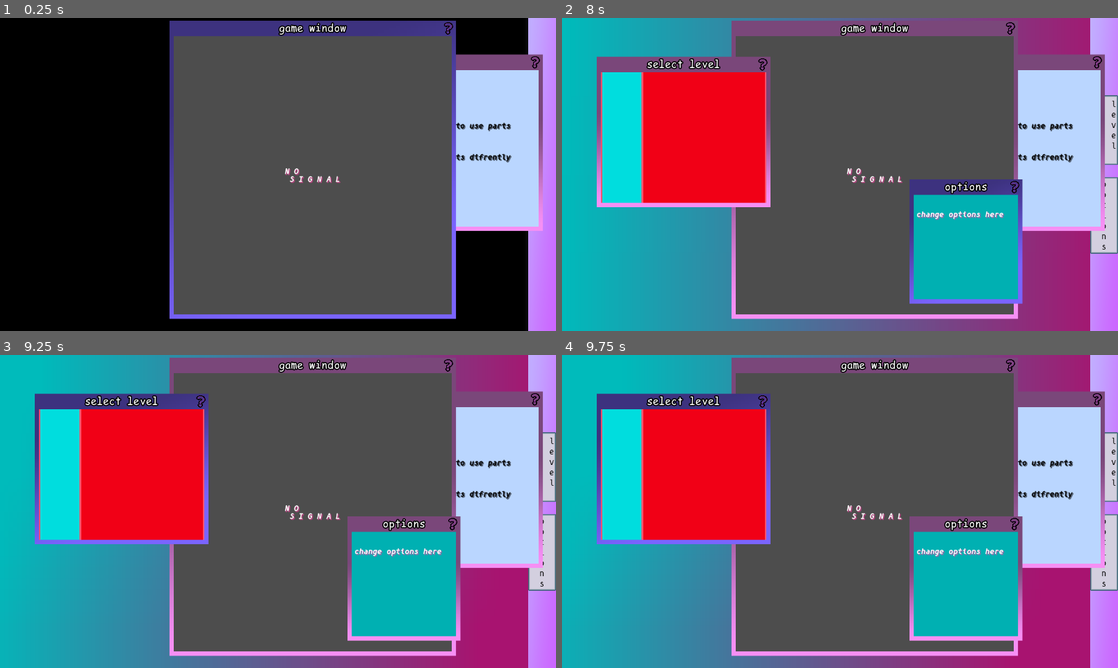
Above: before the commit, frames 1-4 (two rows, left to right).
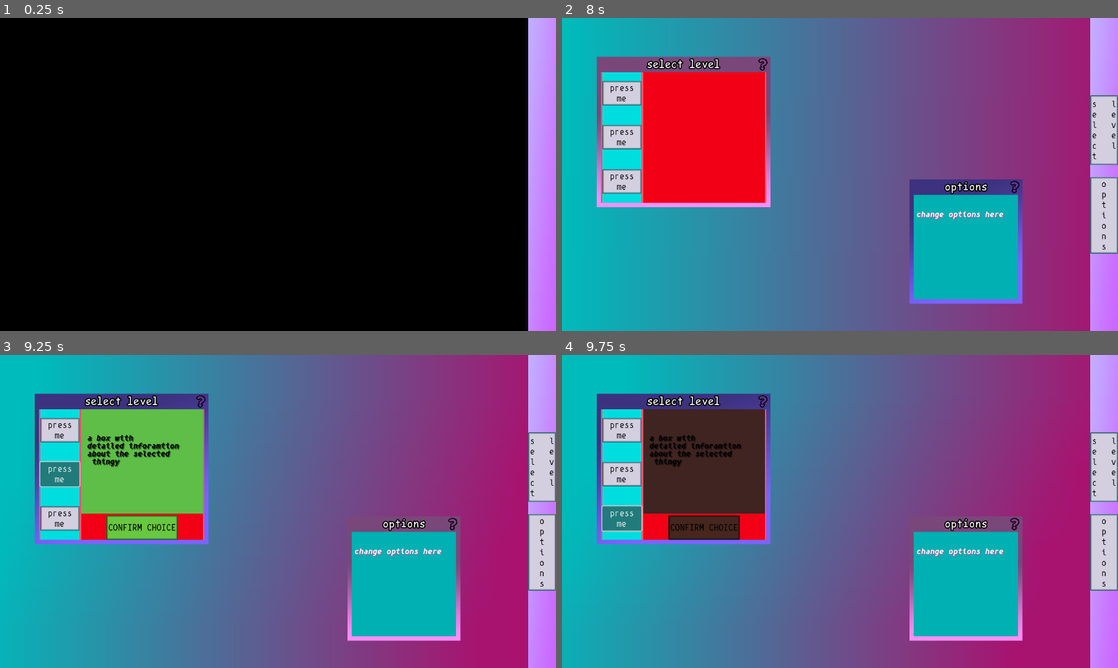
Above: after the commit, the same moments.

Repository: ktosox/GWJ77-Metamorphosis
Game: Godot game, scene res://game.tscn
Same seed, same stepped clock (60 frames per second), same inputs: the game is played once before the commit and once after it.
Inputs (mouse positions are in pixels of both pictures, inside the frame that each line leads up to):
- Up to frame 1 (0.25 s): no input
- Up to frame 2 (8 s): tap Enter (ui_accept) at 0.5, 0.77, 1.52, 3.02, 3.77, 4.52 s; move the mouse to (923, 149) at 0.52 s; press the mouse at (923, 149) at 0.53 s; hold D (Move_Right) 0.53-1.28 s; move the mouse to (728, 190) at 1.27 s; release the mouse at (728, 190) at 1.28 s; hold S (Move_Down) 1.28-2.03 s; right-click (728, 190) at 1.35 s; move the mouse to (895, 105) at 2.02 s; press the mouse at (895, 105) at 2.03 s; hold D (Move_Right) 2.03-2.78 s; move the mouse to (812, 237) at 2.77 s; release the mouse at (812, 237) at 2.78 s; hold W (Move_Up) 2.78-3.53 s; right-click (812, 237) at 2.85 s; click (812, 237) at 2.92 s; move the mouse to (1006, 221) at 3.52 s; press the mouse at (1006, 221) at 3.53 s; hold A (Move_Left) 3.53-5 s; move the mouse to (673, 127) at 4.27 s; release the mouse at (673, 127) at 4.28 s; right-click (673, 127) at 4.35 s; click (812, 77) at 5 s, where only the run before the commit has a clickable "Parts"; click (812, 93) at 5.75 s, where only the run before the commit has a clickable "Skills"; click (812, 108) at 6.5 s, where only the run before the commit has a clickable "Morphing"; move the mouse to (867, 174) at 7.27 s; press the mouse at (867, 174) at 7.28 s; hold S (Move_Down) from 7.28 s (still down)
- Up to frame 3 (9.25 s): release S (Move_Down) at 8 s; release the mouse at (305, 511) at 8 s; click (61, 430) at 8 s, where only the run after the commit has a clickable "press me"; click (61, 473) at 8.75 s, where only the run after the commit has a clickable "press me"
- Up to frame 4 (9.75 s): click (623, 517) at 9.5 s, where only the run after the commit has a clickable "press me"

The runs differ from the first frame. In frame 1, 58% of the frame differs, in the area x 30-98%, y 0-97%; in frame 2, 47%; in frame 3, 56%; in frame 4, 56%.

Commit message:
level selection now exists

Diff:
--- a/Game/game.gd
+++ b/Game/game.gd
@@ -7,11 +7,7 @@
 func _ready() -> void:
 	pass # Replace with function body.
 
-
-# Called every frame. 'delta' is the elapsed time since the previous frame.
-func _process(delta: float) -> void:
-	pass
-
+# NEED TO MOVE IT INTO _on_path_selection_screen_create_new_level
 func test_load_level(level_number : int):
 	if current_game_level!=null:
 		current_game_level.queue_free()
@@ -79,3 +75,9 @@
 func _on_options_window_button_pressed() -> void:
 	$OptionsWindow.visible = !$OptionsWindow.visible
 	pass # Replace with function body.
+
+
+func _on_path_selection_screen_create_new_level(level_data: LevelData) -> void:
+	GM.emit_signal("falling_started")
+	# code for passing on level creation data to $GameWindow goes here
+	pass # Replace with function body.
--- a/Game/game.tscn
+++ b/Game/game.tscn
@@ -382,6 +382,7 @@
 title = "hidden window"
 position = Vector2i(520, 120)
 size = Vector2i(720, 360)
+visible = false
 unresizable = true
 script = ExtResource("3_mw1gv")
 tutorial_scene = NodePath("TutorialWindow")
@@ -393,6 +394,7 @@
 offset_right = 0.0
 
 [node name="TutorialWindow" type="ColorRect" parent="HiddenWindow"]
+visible = false
 anchors_preset = 15
 anchor_right = 1.0
 anchor_bottom = 1.0
@@ -419,6 +421,7 @@
 title = "game window"
 position = Vector2i(400, 42)
 size = Vector2i(640, 640)
+visible = false
 unresizable = true
 script = ExtResource("3_mw1gv")
 tutorial_scene = NodePath("TutorialGoesHere")
@@ -493,3 +496,4 @@
 [connection signal="pressed" from="PanelTexture/Layout/GameWindowButton" to="." method="_on_game_window_button_pressed"]
 [connection signal="pressed" from="PanelTexture/Layout/HiddenWindowButton" to="." method="_on_hidden_window_button_pressed"]
 [connection signal="pressed" from="PanelTexture/Layout/OptionsWindowButton" to="." method="_on_options_window_button_pressed"]
+[connection signal="create_new_level" from="SelectLevel/PathSelectionScreen" to="." method="_on_path_selection_screen_create_new_level"]
--- a/Game/game_manager.gd
+++ b/Game/game_manager.gd
@@ -29,6 +29,10 @@
 signal skill_point_was_spent
 
 signal player_has_transformed
+
+signal falling_started
+
+signal falling_ended
 
 
 func transform_player(experience : int) -> void:
--- /dev/null
+++ b/Game/path_mechanic/path_button.gd
@@ -0,0 +1,18 @@
+extends Button
+
+signal linked_path_requested(path_screen : Control)
+
+@export var linked_path : Control
+# Called when the node enters the scene tree for the first time.
+func _ready() -> void:
+	pass # Replace with function body.
+
+
+# Called every frame. 'delta' is the elapsed time since the previous frame.
+func _process(delta: float) -> void:
+	pass
+
+
+func _on_pressed() -> void:
+	emit_signal("linked_path_requested",linked_path)
+	pass # Replace with function body.
--- /dev/null
+++ b/Game/path_mechanic/path_button.tscn
@@ -0,0 +1,12 @@
+[gd_scene load_steps=2 format=3 uid="uid://x5uoriat7akg"]
+
+[ext_resource type="Script" path="res://path_mechanic/path_button.gd" id="1_4dv07"]
+
+[node name="Button" type="Button"]
+size_flags_vertical = 6
+text = "press
+me"
+autowrap_mode = 2
+script = ExtResource("1_4dv07")
+
+[connection signal="pressed" from="." to="." method="_on_pressed"]
--- /dev/null
+++ b/Game/path_mechanic/path_deatils.gd
@@ -0,0 +1,19 @@
+extends VBoxContainer
+
+@export var level_data : LevelData
+
+signal level_selection_confirmed (data : LevelData)
+
+# Called when the node enters the scene tree for the first time.
+func _ready() -> void:
+	pass # Replace with function body.
+
+
+# Called every frame. 'delta' is the elapsed time since the previous frame.
+func _process(delta: float) -> void:
+	pass
+
+
+func _on_button_pressed() -> void:
+	emit_signal("level_selection_confirmed",level_data)
+	pass # Replace with function body.
--- /dev/null
+++ b/Game/path_mechanic/path_deatils.tscn
@@ -0,0 +1,38 @@
+[gd_scene load_steps=3 format=3 uid="uid://dsqnp0dc0toww"]
+
+[ext_resource type="Theme" uid="uid://dbotcsipmht72" path="res://interface/main_theme.tres" id="1_db42c"]
+[ext_resource type="Script" path="res://path_mechanic/path_deatils.gd" id="2_wfr5n"]
+
+[node name="PathDeatils" type="VBoxContainer"]
+custom_minimum_size = Vector2(280, 300)
+offset_right = 280.0
+offset_bottom = 300.0
+size_flags_horizontal = 4
+size_flags_vertical = 4
+theme = ExtResource("1_db42c")
+script = ExtResource("2_wfr5n")
+
+[node name="ColorRect" type="ColorRect" parent="."]
+custom_minimum_size = Vector2(0, 240)
+layout_mode = 2
+color = Color(0.752536, 0.778424, 0.964368, 1)
+
+[node name="Label" type="Label" parent="ColorRect"]
+modulate = Color(0, 0, 0, 1)
+layout_mode = 0
+offset_left = 14.0
+offset_top = 54.0
+offset_right = 258.0
+offset_bottom = 103.0
+text = "a box with
+detailed inforamtion
+about the selected
+ thingy"
+
+[node name="Button" type="Button" parent="."]
+layout_mode = 2
+size_flags_horizontal = 4
+size_flags_vertical = 3
+text = "CONFIRM CHOICE"
+
+[connection signal="pressed" from="Button" to="." method="_on_button_pressed"]
--- a/Game/path_mechanic/path_selection_screen.gd
+++ b/Game/path_mechanic/path_selection_screen.gd
@@ -2,10 +2,63 @@
 
 @onready var buttons_go_here = $Layout/ColorRect/PathSelectionButtonsGoHere
 
+@onready var paths_go_here = $Layout/PathGoHere
+
+var path_details_scene = preload("res://path_mechanic/path_deatils.tscn")
+
+var path_button_scene = preload("res://path_mechanic/path_button.tscn")
+
+signal create_new_level (level_data : LevelData)
+
 # Called when the node enters the scene tree for the first time.
 func _ready() -> void:
+	GM.connect("falling_ended",Callable(self,"end_lock_out"))
+	GM.connect("falling_started",Callable(self,"start_lock_out"))
+
+	generate_new_paths()
 	pass # Replace with function body.
 
 func generate_new_paths() -> void:
+	# LUL
+	var new_level_data = LevelData.new()
+	create_page(new_level_data)
+	create_page(new_level_data)
+	create_page(new_level_data)
+	pass
+
+func create_page(level_data : LevelData) -> void:
+	var new_page = path_details_scene.instantiate() as Control
+	paths_go_here.add_child(new_page)
+	new_page.level_data = level_data
+	new_page.modulate = Color(randf(),randf(),randf())
+	new_page.visible = false
+	new_page.connect("level_selection_confirmed",Callable(self,"confirm_path_selection"))
+	var new_button = path_button_scene.instantiate()
+	buttons_go_here.add_child(new_button)
+	new_button.linked_path = new_page
+	new_button.connect("linked_path_requested",Callable(self,"show_this_path"))
+	pass
+
+
+func show_this_path(given_path : Control):
+	for path in paths_go_here.get_children():
+		path.visible = false
+	given_path.visible = true
+	pass
+
+
+func confirm_path_selection(level_data : LevelData) -> void:
+
+	emit_signal("create_new_level",level_data)
+
+
 
 	pass
+
+func start_lock_out():
+	$LockOutScreen.visible = true
+	pass
+
+func end_lock_out():
+	$LockOutScreen.visible = false
+	pass
--- a/Game/path_mechanic/path_selection_screen.tscn
+++ b/Game/path_mechanic/path_selection_screen.tscn
@@ -1,12 +1,16 @@
-[gd_scene load_steps=2 format=3 uid="uid://bg8jt5dej20l1"]
+[gd_scene load_steps=5 format=3 uid="uid://bg8jt5dej20l1"]
 
+[ext_resource type="Theme" uid="uid://dbotcsipmht72" path="res://interface/main_theme.tres" id="1_aqpr0"]
 [ext_resource type="Script" path="res://path_mechanic/path_selection_screen.gd" id="1_pisuv"]
+[ext_resource type="PackedScene" uid="uid://dsqnp0dc0toww" path="res://path_mechanic/path_deatils.tscn" id="3_0n3wb"]
+[ext_resource type="PackedScene" uid="uid://x5uoriat7akg" path="res://path_mechanic/path_button.tscn" id="3_klco7"]
 
 [node name="PathSelectionScreen" type="ColorRect"]
 offset_right = 380.0
 offset_bottom = 300.0
 size_flags_horizontal = 0
 size_flags_vertical = 0
+theme = ExtResource("1_aqpr0")
 color = Color(1, 0.32549, 0.419608, 1)
 script = ExtResource("1_pisuv")
 
@@ -31,42 +35,35 @@
 offset_bottom = 300.0
 alignment = 1
 
-[node name="ColorRect2" type="ColorRect" parent="Layout"]
+[node name="Button" parent="Layout/ColorRect/PathSelectionButtonsGoHere" instance=ExtResource("3_klco7")]
+visible = false
+layout_mode = 2
+
+[node name="PathGoHere" type="ColorRect" parent="Layout"]
 custom_minimum_size = Vector2(280, 0)
 layout_mode = 2
 color = Color(0.946104, 0, 0.0862982, 1)
 
-[node name="PathDeatils" type="VBoxContainer" parent="Layout/ColorRect2"]
+[node name="PathDeatils" parent="Layout/PathGoHere" instance=ExtResource("3_0n3wb")]
 visible = false
-custom_minimum_size = Vector2(240, 0)
+layout_mode = 1
+offset_right = 0.0
+offset_bottom = 0.0
+
+[node name="LockOutScreen" type="ColorRect" parent="."]
+visible = false
 layout_mode = 1
 anchors_preset = 15
 anchor_right = 1.0
 anchor_bottom = 1.0
 grow_horizontal = 2
 grow_vertical = 2
-size_flags_horizontal = 3
-size_flags_vertical = 4
+color = Color(0.513726, 0.513726, 0.513726, 0.709804)
 
-[node name="ColorRect" type="ColorRect" parent="Layout/ColorRect2/PathDeatils"]
-custom_minimum_size = Vector2(0, 240)
-layout_mode = 2
-color = Color(0.752536, 0.778424, 0.964368, 1)
-
-[node name="Label" type="Label" parent="Layout/ColorRect2/PathDeatils/ColorRect"]
-modulate = Color(0, 0, 0, 1)
+[node name="Label" type="Label" parent="LockOutScreen"]
 layout_mode = 0
-offset_left = 14.0
-offset_top = 54.0
-offset_right = 258.0
-offset_bottom = 103.0
-text = "a box with
-detailed inforamtion
-about the selected
- thingy"
-
-[node name="Button" type="Button" parent="Layout/ColorRect2/PathDeatils"]
-layout_mode = 2
-size_flags_horizontal = 4
-size_flags_vertical = 3
-text = "CONFIRM CHOICE"
+offset_left = 36.0
+offset_top = 71.0
+offset_right = 332.0
+offset_bottom = 94.0
+text = "can't use this while falling"
